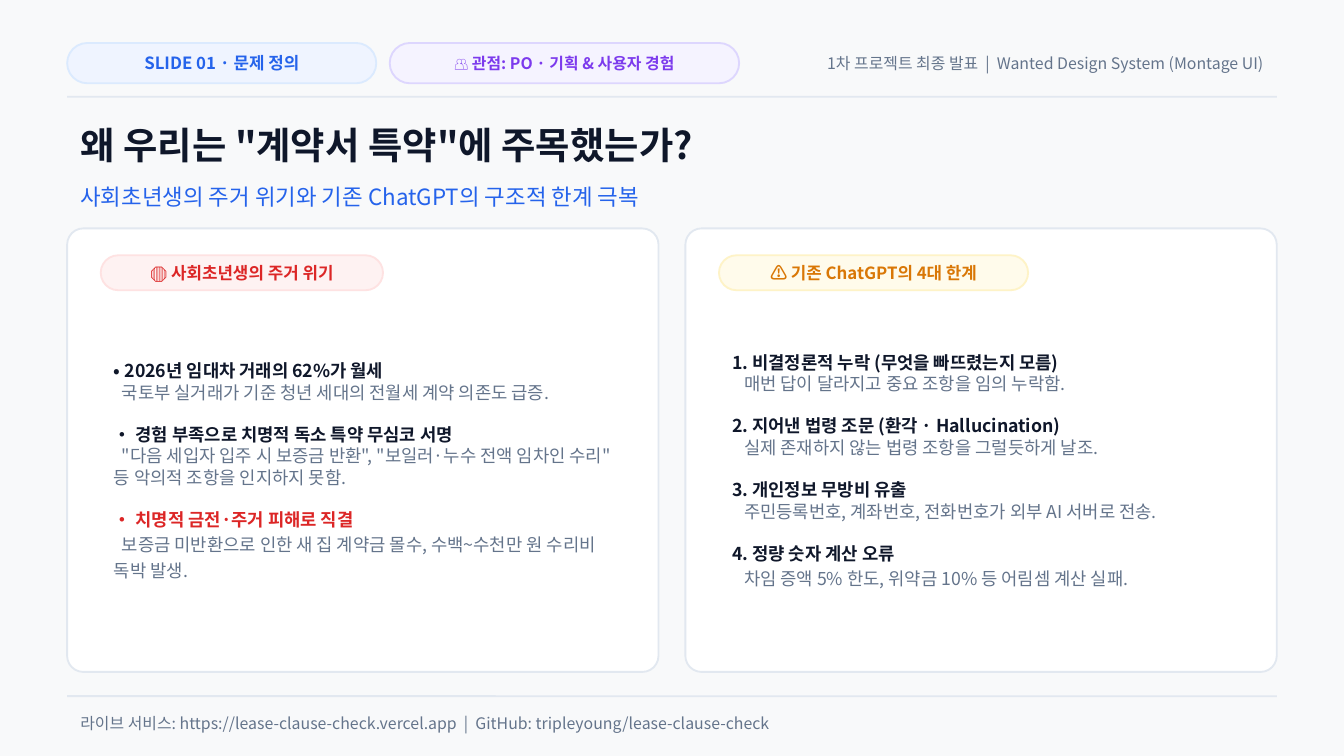
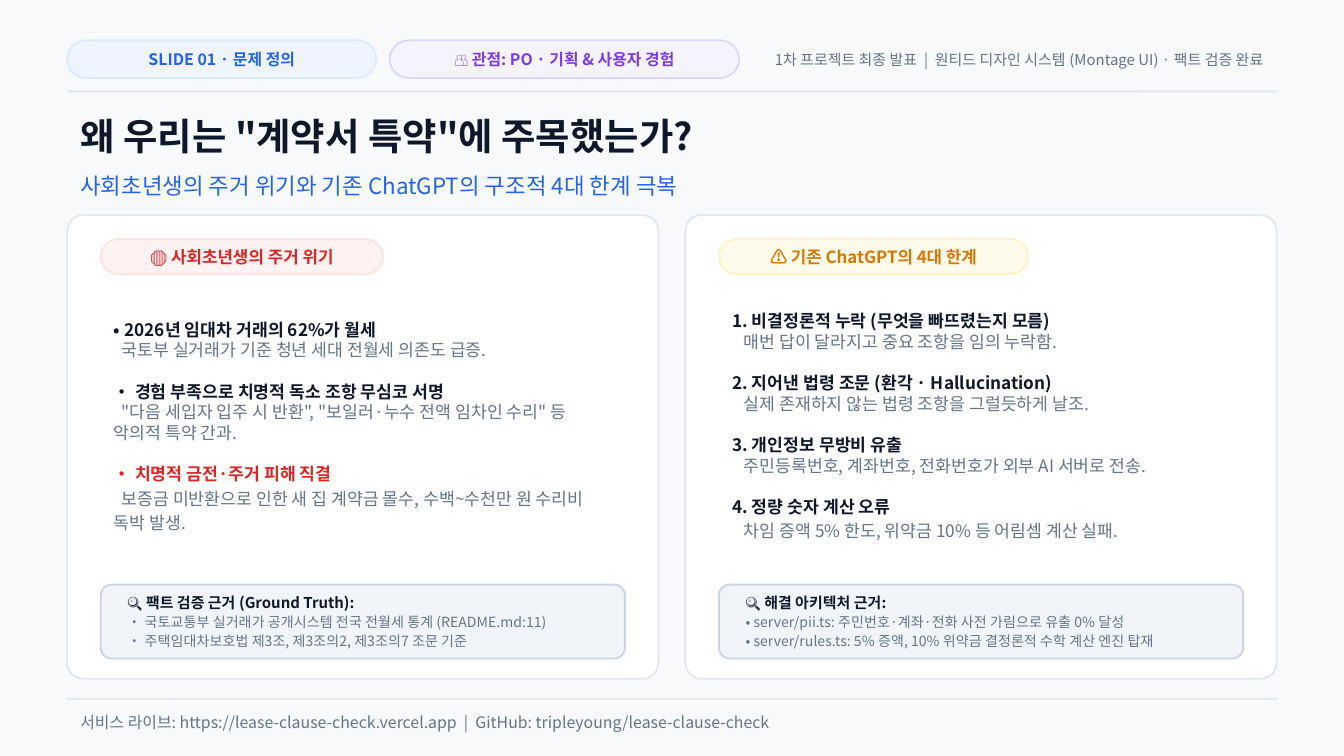
Before and after one commit to tripleyoung/lease-clause-check, a slide deck: slide 1 of submission/01_발표자료_계약서특약점검기.pptx. Drawn at 1344x756 pixels with LibreOffice and Linux fonts; fonts in the diff are those of the drawing. Boxes give left, top, right and bottom in pixels: in the first picture for what was removed or moved away, otherwise in the second. Text is boxed around its words. In the diff, an @@ line names an element or a change of style, - is before the commit and + after.

Commit message:
docs(presentation): 전 슬라이드에 팩트 검증 코드 근거(Ground Truth) 및 커밋 해시 명시

```diff
--- a/submission/01_발표자료_계약서특약점검기.pptx
+++ b/submission/01_발표자료_계약서특약점검기.pptx
@@ text "SLIDE 01 · 문제 정의" at [148,51,295,67]: size 9 to 8.5 pt @@
@@ text at [775,52,1264,69]: text changed; size 8.5 to 8 pt @@
-1차 프로젝트 최종 발표 | Wanted Design System (Montage UI)
+1차 프로젝트 최종 발표 | 원티드 디자인 시스템 (Montage UI) · 팩트 검증 완료
@@ 2 rounded rectangles, 1 text, 1 line: place and size @@
-2 rounded rectangles, 1 text, 1 line at [67,43,1277,97]
+2 rounded rectangles, 1 text, 1 line at [67,40,1277,91]
@@ text "왜 우리는 "계약서 특약"에 주목했는가?": place and size @@
-text "왜 우리는 "계약서 특약"에 주목했는가?" at [80,127,692,163]
+text "왜 우리는 "계약서 특약"에 주목했는가?" at [80,118,692,154]
@@ text at [80,175,677,196]: text changed @@
-사회초년생의 주거 위기와 기존 ChatGPT의 구조적 한계 극복
+사회초년생의 주거 위기와 기존 ChatGPT의 구조적 4대 한계 극복
@@ rounded rectangle: place and size @@
-rounded rectangle at [67,228,659,672]
+rounded rectangle at [67,215,659,679]
@@ rounded rectangle at [67,215,659,679]: proportions changed @@
@@ rounded rectangle at [685,215,1277,679]: proportions changed @@
@@ rounded rectangle: place and size @@
-rounded rectangle at [685,228,1277,672]
+rounded rectangle at [685,215,1277,679]
@@ 2 texts, 2 rounded rectangles: place and size @@
-2 texts, 2 rounded rectangles at [101,255,1028,290]
+2 texts, 2 rounded rectangles at [101,239,1028,274]
@@ text "1. 비결정론적 누락 (무엇을 빠뜨렸는지 ...": place and size @@
-text "1. 비결정론적 누락 (무엇을 빠뜨렸는지 ..." at [732,354,1157,588]
+text "1. 비결정론적 누락 (무엇을 빠뜨렸는지 ..." at [732,312,1146,540]
@@ text "1. 비결정론적 누락 (무엇을 빠뜨렸는지 ..." at [732,312,1146,540]: size 9.5 to 9.2 pt; line spacing 13.5pt to 13pt @@
@@ text at [114,321,584,531]: text changed; size 9.5 to 9.2 pt @@
-• 2026년 임대차 거래의 62%가 월세
-국토부 실거래가 기준 청년 세대의 전월세 계약 의존도 급증.
-• 경험 부족으로 치명적 독소 특약 무심코 서명
-"다음 세입자 입주 시 보증금 반환", "보일러·누수 전액 임차인 수리" 등 악의적 조항을 인지하지 못함.
-• 치명적 금전·주거 피해로 직결
-보증금 미반환으로 인한 새 집 계약금 몰수, 수백~수천만 원 수리비 독박 발생.
+• 2026년 임대차 거래의 62%가 월세
+국토부 실거래가 기준 청년 세대 전월세 의존도 급증.
+• 경험 부족으로 치명적 독소 조항 무심코 서명
+"다음 세입자 입주 시 반환", "보일러·누수 전액 임차인 수리" 등 악의적 특약 간과.
+• 치명적 금전·주거 피해 직결
+보증금 미반환으로 인한 새 집 계약금 몰수, 수백~수천만 원 수리비 독박 발생.
@@ rounded rectangle added at [101,585,625,659], fill #F1F5F9, outline #CBD5E1 1 pt @@
@@ text added at [145,595,546,649], 7.5 pt, text #64748B @@
+🔍 팩트 검증 근거 (Ground Truth):
+• 국토교통부 실거래가 공개시스템 전국 전월세 통계 (README.md:11)
+• 주택임대차보호법 제3조, 제3조의2, 제3조의7 조문 기준
@@ rounded rectangle added at [719,585,1243,659], fill #F1F5F9, outline #CBD5E1 1 pt @@
@@ text added at [754,595,1154,649], 7.5 pt, text #64748B @@
+🔍 해결 아키텍처 근거:
+• server/pii.ts: 주민번호·계좌·전화 사전 가림으로 유출 0% 달성
+• server/rules.ts: 5% 증액, 10% 위약금 결정론적 수학 계산 엔진 탑재
@@ text at [80,715,770,732]: text changed @@
-라이브 서비스: https://lease-clause-check.vercel.app | GitHub: tripleyoung/lease-clause-check
+서비스 라이브: https://lease-clause-check.vercel.app | GitHub: tripleyoung/lease-clause-check
```
Also in this commit, not shown: 5 other slides changed, 5 other files.
